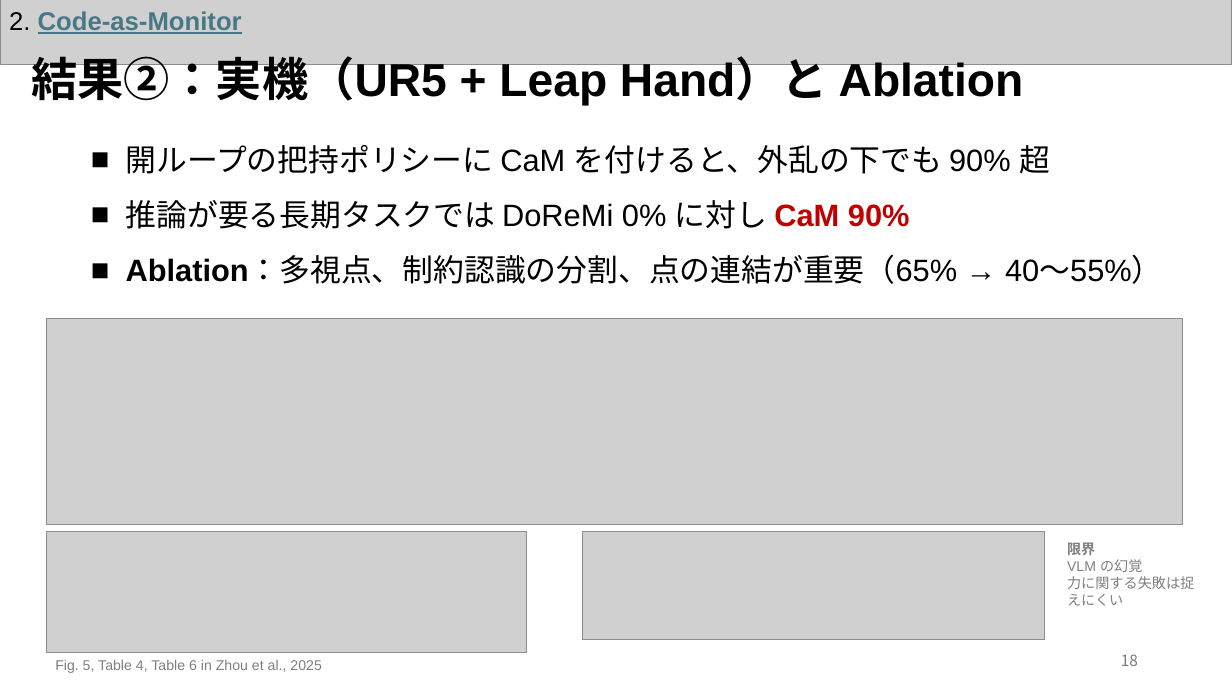
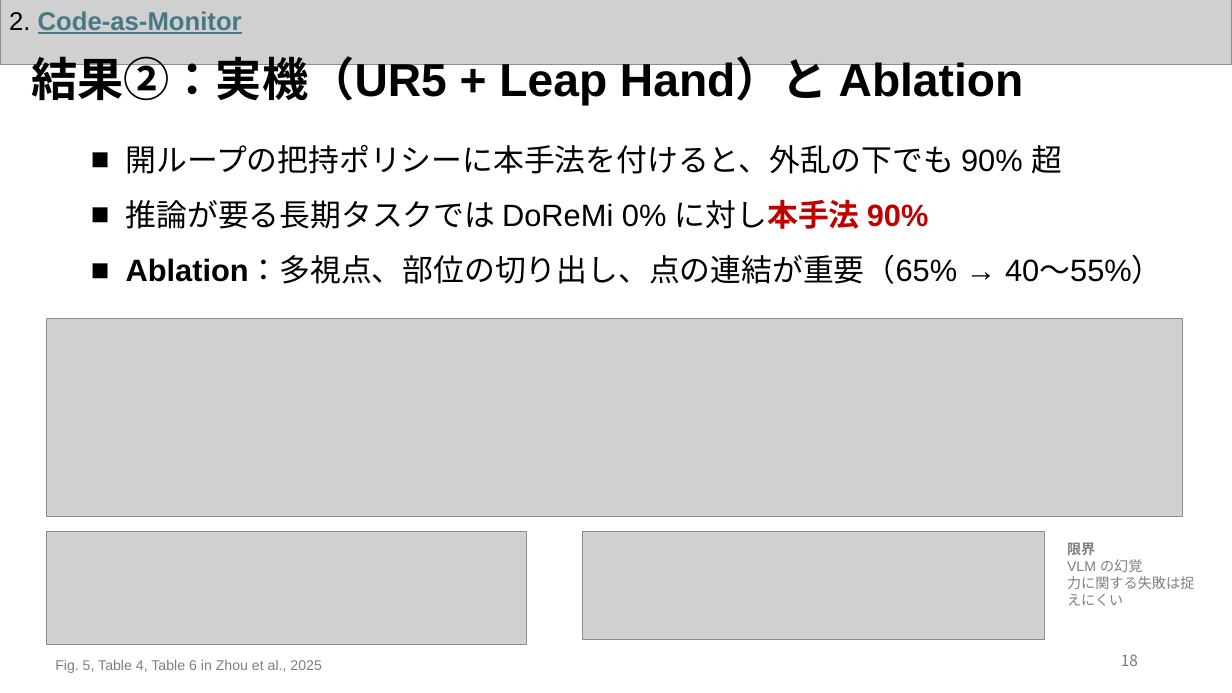
Before and after one commit to Azuma413/PaperPresentationSlides, a slide deck: slide 19 of 20261105_KaneyoshiHiratsuka_SurveySlide.pptx. Drawn at 1232x693 pixels with LibreOffice and Linux fonts; fonts in the diff are those of the drawing; grey boxes stand for pictures. Boxes give left, top, right and bottom in pixels: in the first picture for what was removed or moved away, otherwise in the second. Text is boxed around its words. In the diff, an @@ line names an element or a change of style, - is before the commit and + after.

```diff
--- a/20261105_KaneyoshiHiratsuka_SurveySlide.pptx
+++ b/20261105_KaneyoshiHiratsuka_SurveySlide.pptx
@@ text at <box>126,145,1163,284</box>: text changed @@
-■ 開ループの把持ポリシーに CaM を付けると、外乱の下でも 90% 超
-■ 推論が要る長期タスクでは DoReMi 0% に対し CaM 90%
-■ Ablation：多視点、制約認識の分割、点の連結が重要（65% → 40〜55%）
+■ 開ループの把持ポリシーに本手法を付けると、外乱の下でも 90% 超
+■ 推論が要る長期タスクでは DoReMi 0% に対し本手法 90%
+■ Ablation：多視点、部位の切り出し、点の連結が重要（65% → 40〜55%）
@@ picture: place and size @@
-picture at <box>46,319,1183,525</box>
+picture at <box>46,319,1183,518</box>
@@ picture: place and size @@
-picture at <box>46,531,527,653</box>
+picture at <box>46,531,527,645</box>
```
Also in this commit, not shown: 21 other slides changed, 3 other files.
